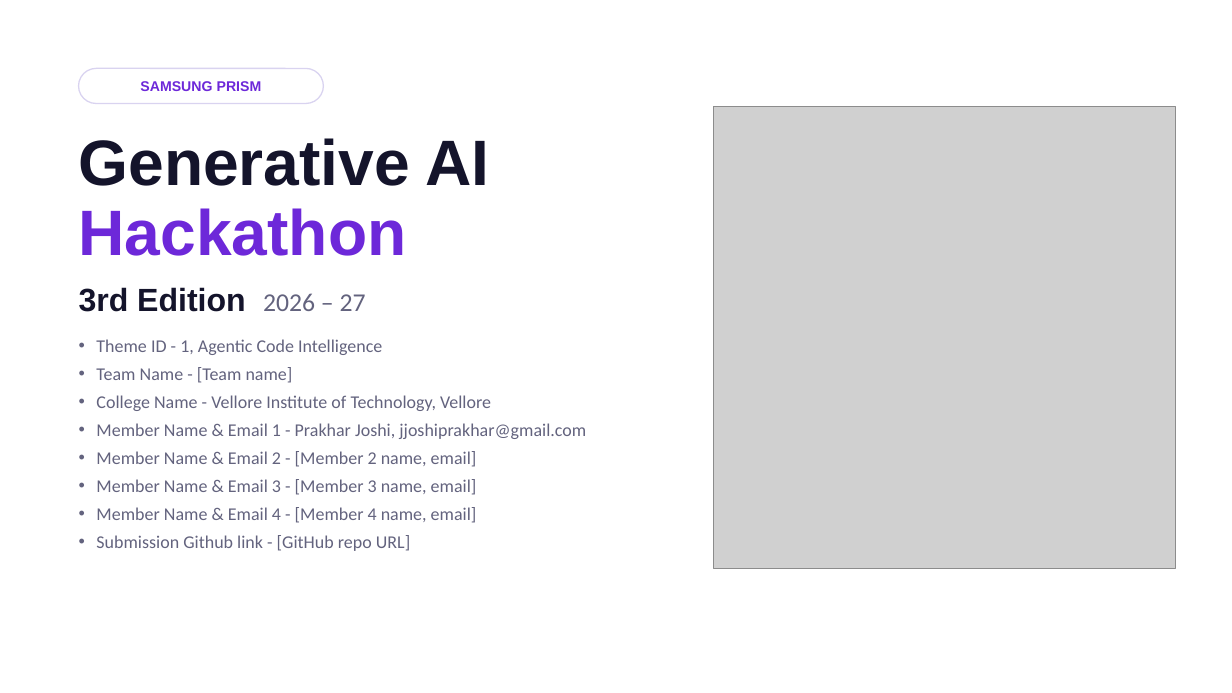
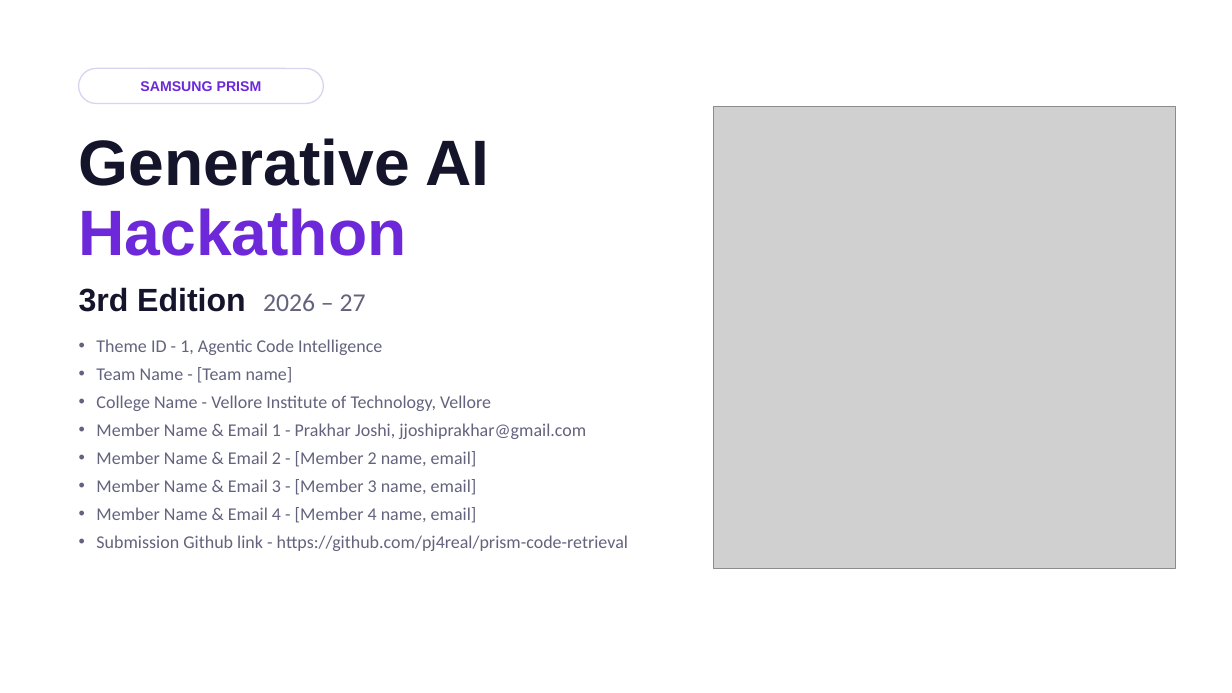
Before and after one commit to pj4real/prism-code-retrieval, a slide deck: slide 1 of submission/VITV_TeamName_Submission.pptx. Drawn at 1232x693 pixels with LibreOffice and Linux fonts; fonts in the diff are those of the drawing; grey boxes stand for pictures. Boxes give left, top, right and bottom in pixels: in the first picture for what was removed or moved away, otherwise in the second. Text is boxed around its words. In the diff, an @@ line names an element or a change of style, - is before the commit and + after.

```diff
--- a/submission/VITV_TeamName_Submission.pptx
+++ b/submission/VITV_TeamName_Submission.pptx
@@ text at (96, 535, 628, 551): text changed @@
-• Submission Github link - [GitHub repo URL]
+• Submission Github link - https://github.com/pj4real/prism-code-retrieval
```
Also in this commit, not shown: 7 other slides changed, 9 other files.
